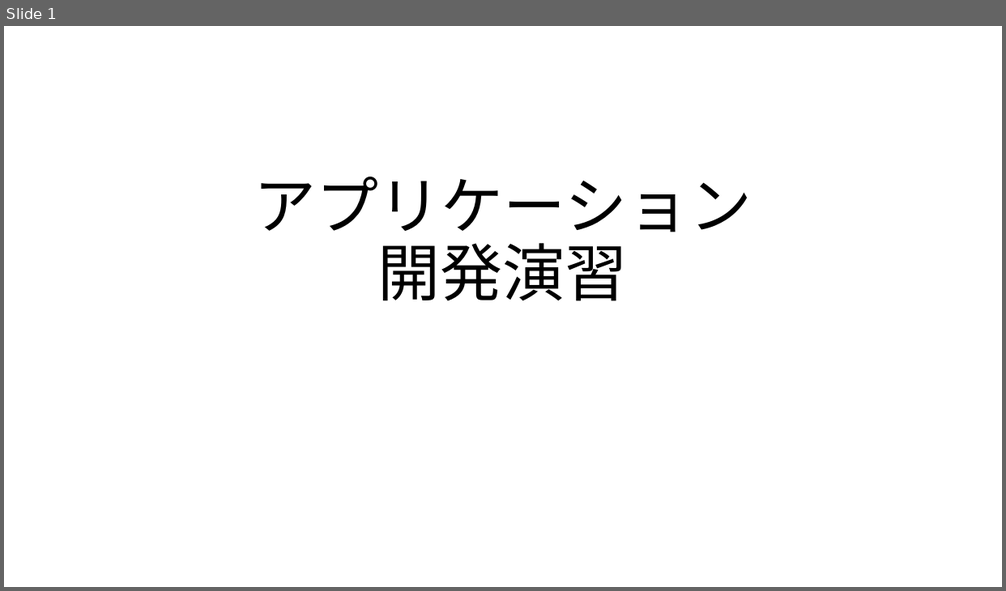
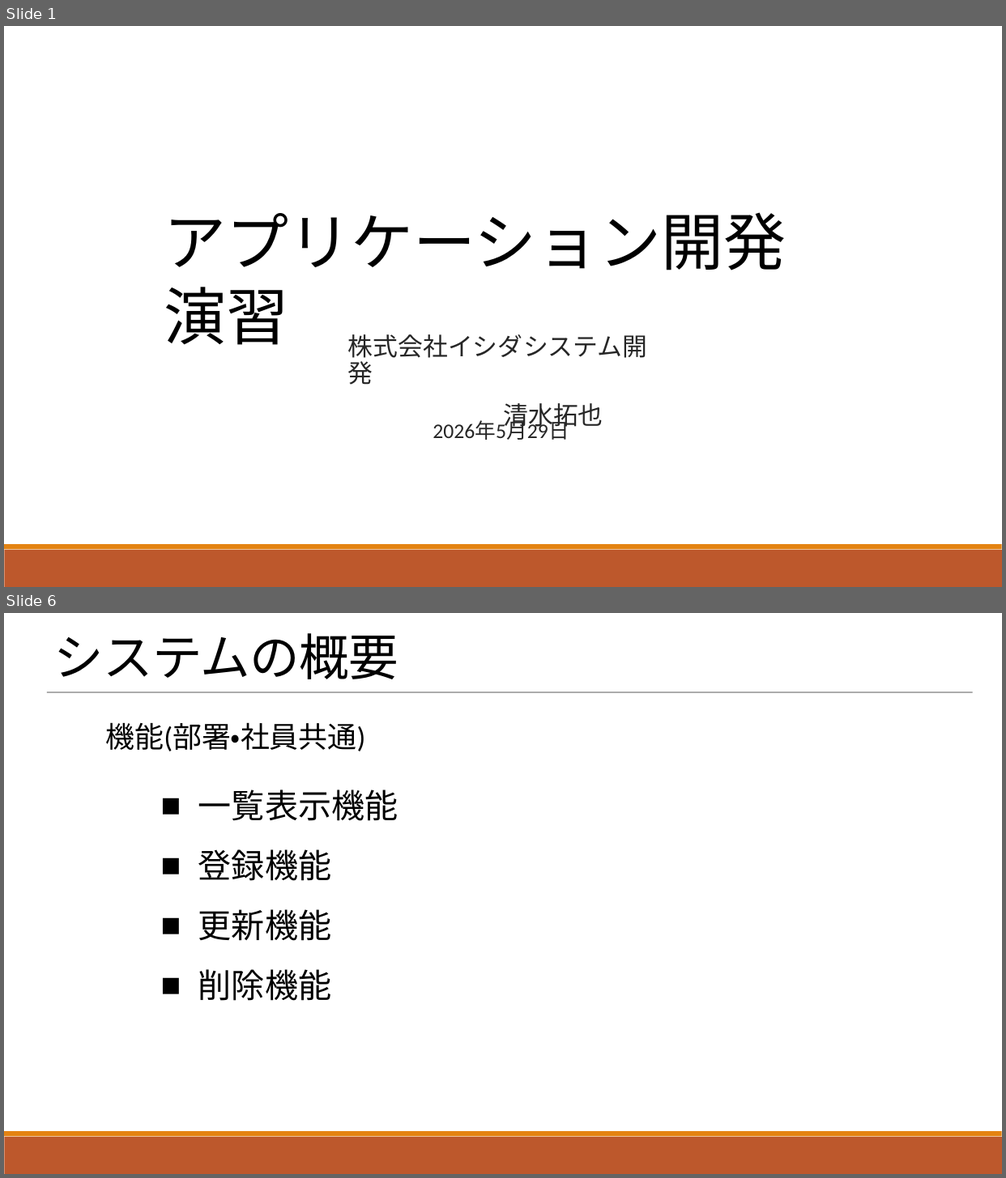
Before and after one commit to STHub65536/csharp_training_202605, a slide deck: docs/04_presentation/アプリケーション開発演習プレゼンテーション.pptx. Shown one above the other, each under a label of ours: slide 1 before the commit, slides 1 and 6 after it; the slides between them are not shown. The pictures are 1006x591 and 1006x1178 pixels, drawn with LibreOffice and Linux fonts; fonts in the diff are those of the drawing. Boxes give left, top, right and bottom in pixels: in the first picture for what was removed or moved away, otherwise in the second. Text is boxed around its words. In the diff, an @@ line names an element or a change of style, - is before the commit and + after.

```diff
--- a/docs/04_presentation/アプリケーション開発演習プレゼンテーション.pptx
+++ b/docs/04_presentation/アプリケーション開発演習プレゼンテーション.pptx
@@ slide 6 added at [4,613,1002,1174], background #FFFFFF; not listed: 2 template elements that a slide beside it also shows @@
@@ text added at [54,633,398,679], 48 pt, text #000000 @@
+システムの概要
@@ line added from (47, 692) to (973, 692), #000000 1 pt @@
@@ text added at [106,722,366,752], 28 pt, text #000000 @@
+機能(部署・社員共通)
@@ rounded rectangle added at [141,757,462,1012], outline #FFFFFF 3 pt, 32 pt, text #000000 @@
+■ 一覧表示機能
+■ 登録機能
+■ 更新機能
+■ 削除機能
@@ slide 1 changed as well @@
@@ text "アプリケーション開発演習" at [164,212,786,345]: vertical alignment bottom to top @@
@@ text at [164,212,786,345]: text changed; font Noto Sans CJK JP to Calibri @@
-アプリケーション
-開発演習
+アプリケーション開発演習
@@ text added at [348,335,647,431], 24 pt, text #262626 @@
+  株式会社イシダシステム開発
+  清水拓也
@@ text added at [432,421,569,440], 20 pt, text #262626 @@
+2026年5月29日
@@ rectangle added at [4,550,1002,587], fill #BD582C @@
@@ rectangle added at [4,544,1002,550], fill #E48312 @@
```
Also in this commit, not shown: 23 other slides added.
